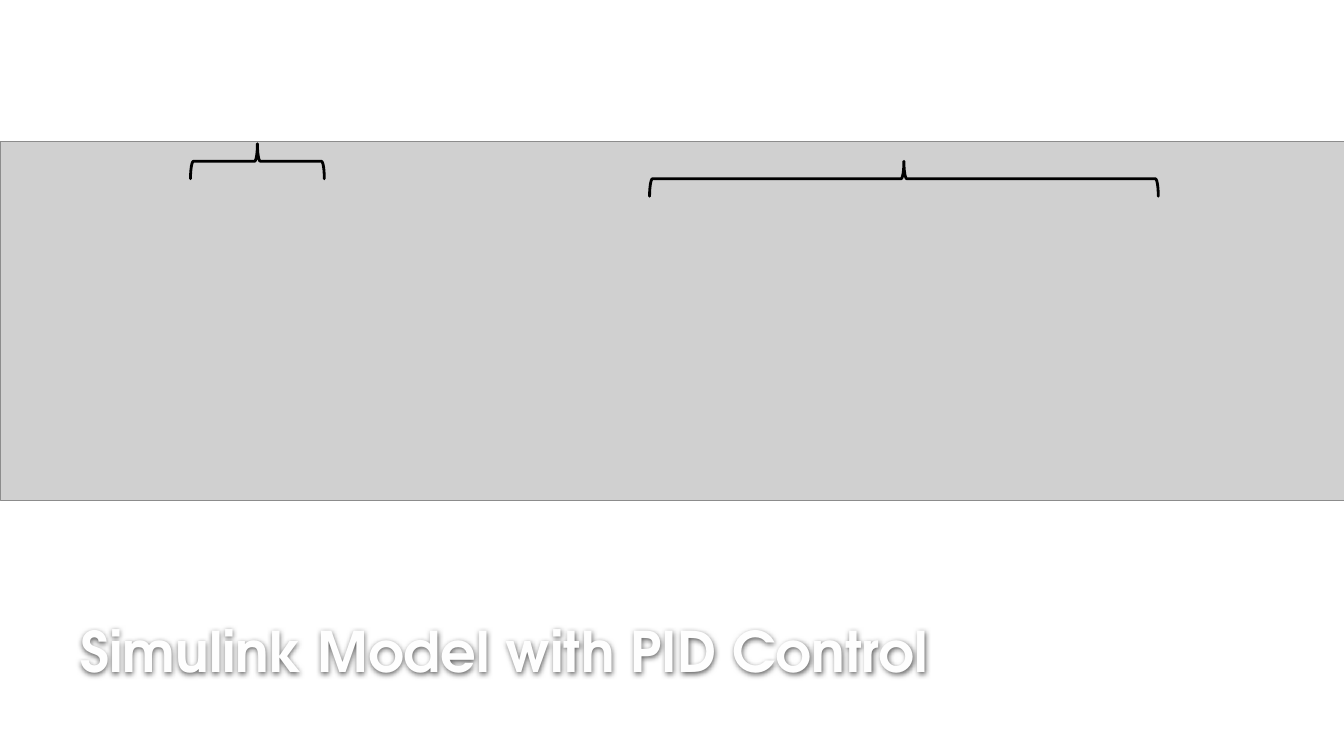
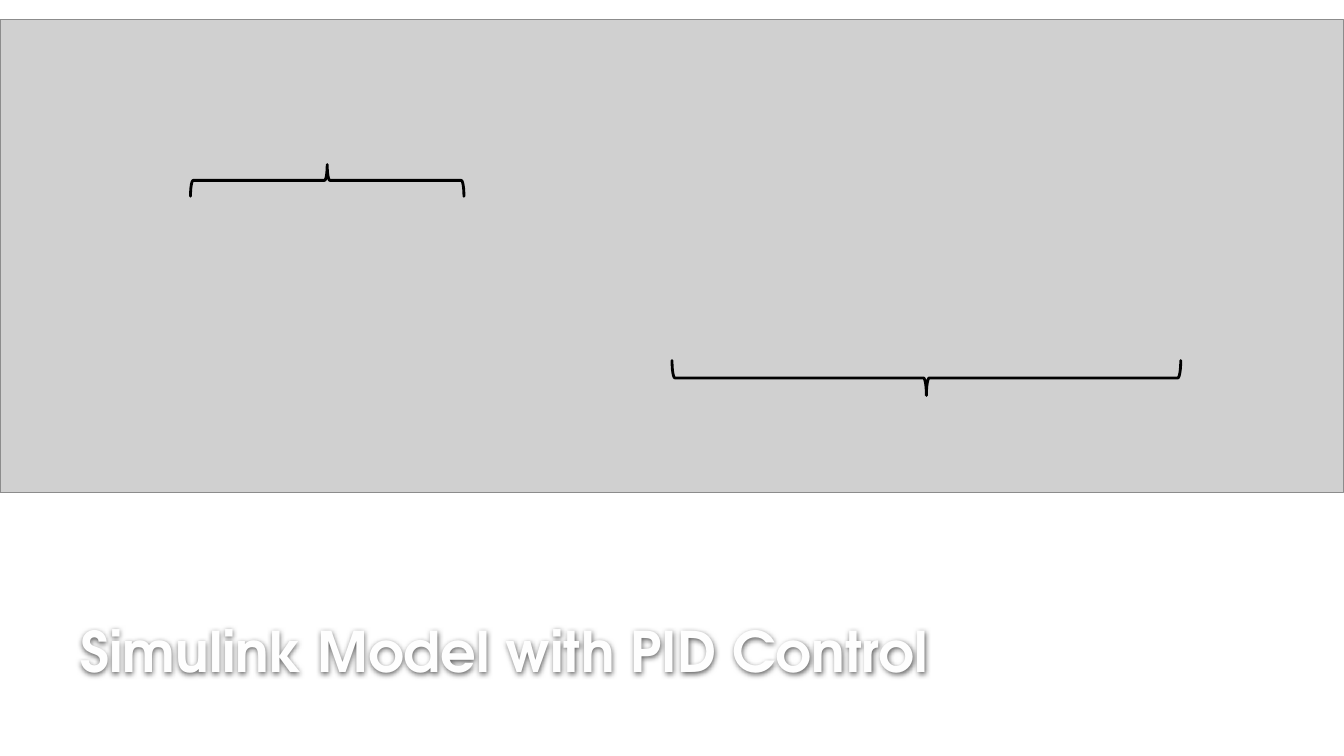
Before and after one commit to lcall3/Controller, a slide deck: slide 9 of doc/report/demo2 - demo.pptx (slide 10 before the commit). Drawn at 1344x756 pixels with LibreOffice and Linux fonts; fonts in the diff are those of the drawing; grey boxes stand for pictures; background and template pictures are left out. Boxes give left, top, right and bottom in pixels: in the first picture for what was removed or moved away, otherwise in the second. Text is boxed around its words. In the diff, an @@ line names an element or a change of style, - is before the commit and + after.

```diff
--- a/doc/report/demo2 - demo.pptx
+++ b/doc/report/demo2 - demo.pptx
@@ picture: place and size @@
-picture at bbox=[0, 141, 1344, 501]
+picture at bbox=[0, 20, 1344, 493]
@@ right brace: place and size @@
-right brace at bbox=[191, 144, 325, 179]
+right brace at bbox=[191, 164, 464, 196]
@@ right brace at bbox=[673, 361, 1182, 396]: rotation 270 to 90 degrees @@
```
Also in this commit, not shown: 8 other slides changed, 2 slides added, 2 slides removed, 2 other files.
